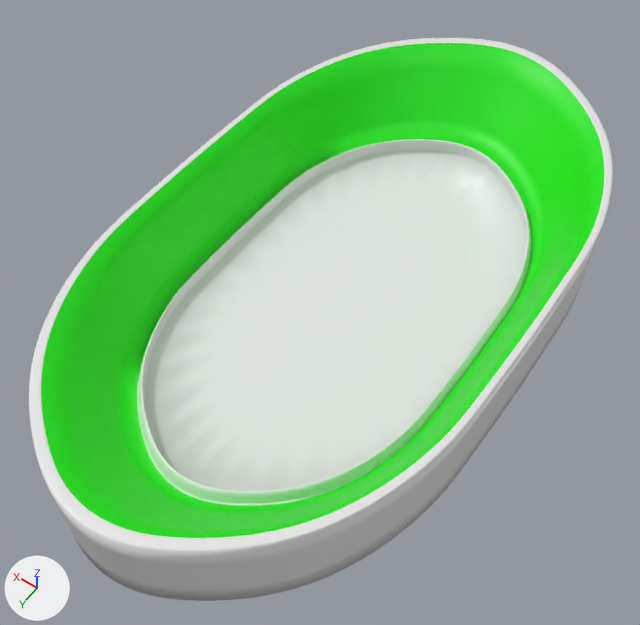
An edit to the Blender file Raw/Sci-fi/Stadium.blend, drawn before and after from the same camera.
Before and after are seen from a camera (50 mm lens) standing at (-114.0, 178.0, 266.0) and looking at (-2.0, 21.0, 19.0). The lights are fixed; the arrows at lower left show +X, +Y and +Z.

The first picture shows 'Окружность'.
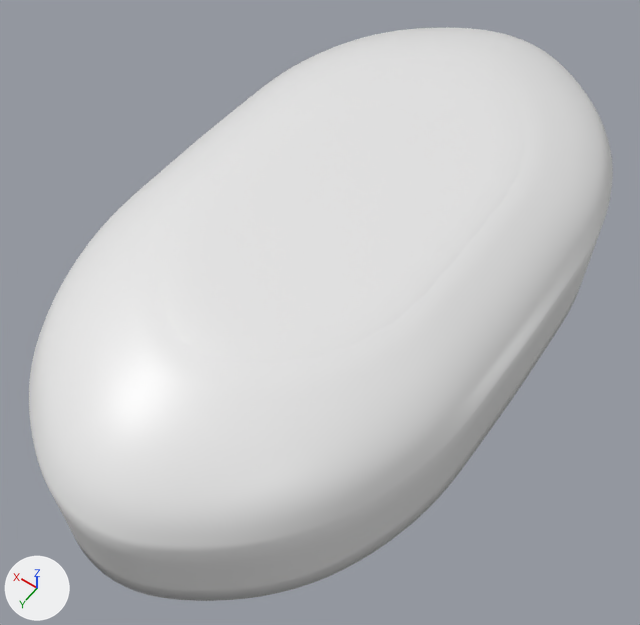
Commit message: Add roof to stadium

What differs and where, as boxes [x1, y1, x2, y2] in the pictures (640 x 625 px):
'Окружность', reshaped
    before: [29, 38, 613, 601]
    after: [29, 28, 613, 601]
part 1 of me_окружность, added
    after: [29, 28, 613, 552]

Patch to the scene script:
```diff
--- a/Raw/Sci-fi/Stadium.blend.py
+++ b/Raw/Sci-fi/Stadium.blend.py
@@ me_окружность @@
 # used by ob_окружность; location = (0.0, 0.0, 0.0); scale = (1.38, 1.38, 1.38)
-me_окружность.from_pydata(...)  # 224 vertices, 194 faces; spans x -52.0..52.0, y -96.0..96.0, z 2.0..28.0
+me_окружность.from_pydata(...)  # 608 vertices, 548 faces; spans x -52.0..52.0, y -96.0..96.0, z 2.0..46.0
+# me_окружность part 1: 384 vertices added at x -50.0..50.0, y -93.0..93.0, z 33.0..46.0
 me_окружность.materials.append(mat_steel)
```
